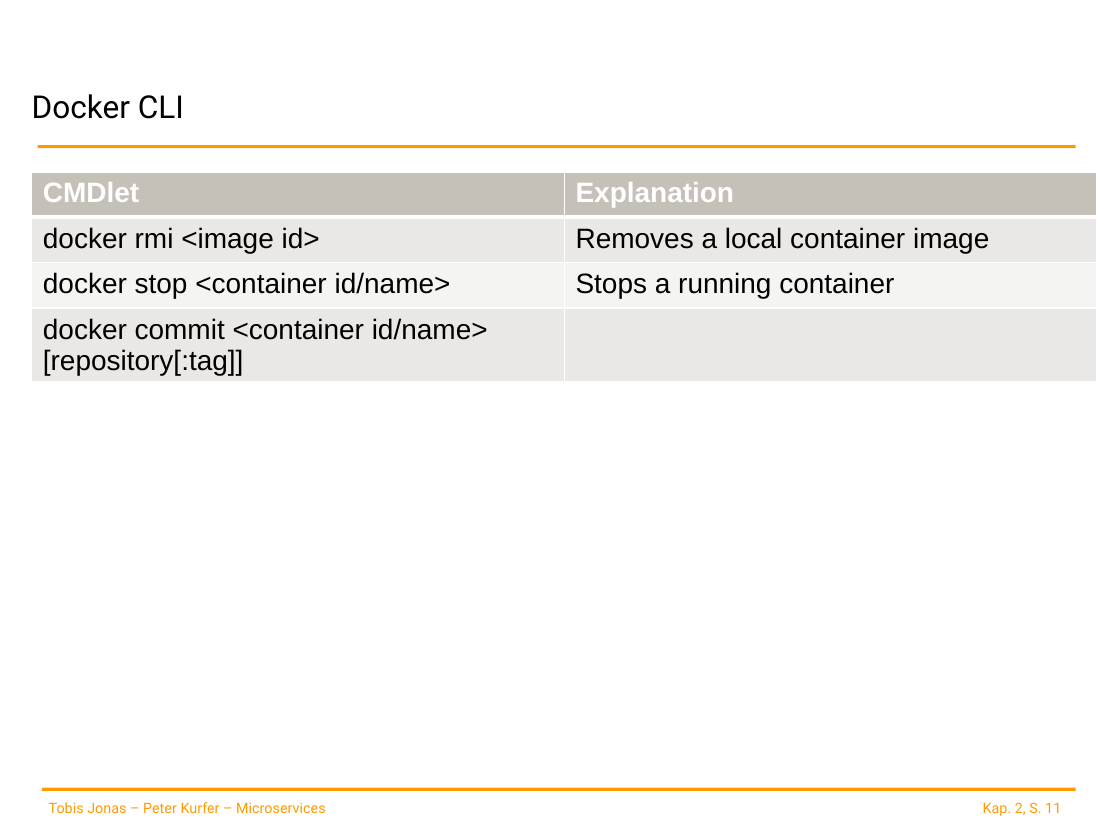
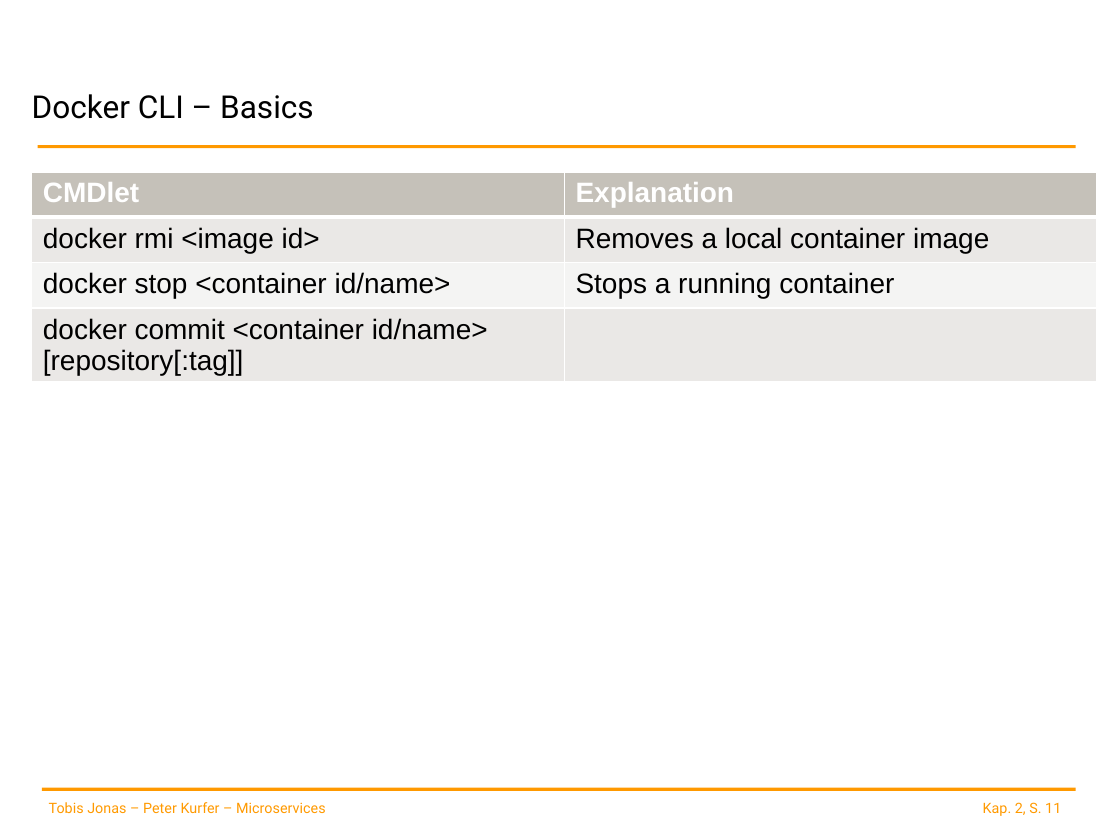
Before and after one commit to spoeck/Lectures, a slide deck: slide 11 of 02-Container-and-Provisioning/ContainerProvisioning.pptx. Drawn at 1120x840 pixels with LibreOffice and Linux fonts; fonts in the diff are those of the drawing; background and template pictures are left out. Boxes give left, top, right and bottom in pixels: in the first picture for what was removed or moved away, otherwise in the second. Text is boxed around its words. In the diff, an @@ line names an element or a change of style, - is before the commit and + after.

Commit message:
final version of docker slides

```diff
--- a/02-Container-and-Provisioning/ContainerProvisioning.pptx
+++ b/02-Container-and-Provisioning/ContainerProvisioning.pptx
@@ title at bbox=[32, 94, 314, 119]: text changed @@
-Docker CLI
+Docker CLI – Basics
```
Also in this commit, not shown: 3 other slides changed, 4 slides added, 1 other file.
